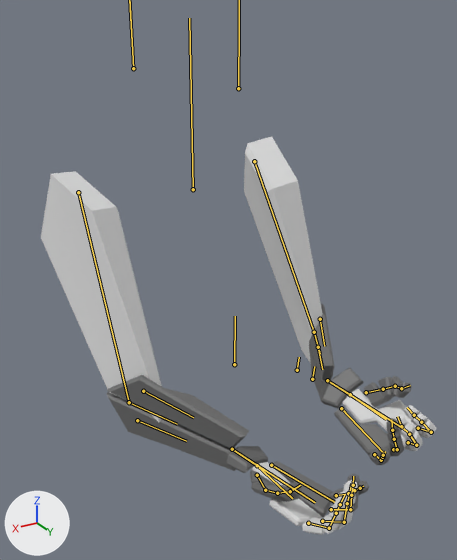
One commit to the FBX model Assets/SwiftKraft/Gameplay/Common/FPS/Demo/GFX/Models/Weapons/ProtoDeployable.fbx: the scene before it, then after it.
The view is the same before and after, from a 50 mm camera at (3.03, 7.17, 0.65) aimed at (-0.27, 1.68, -2.1). The lights are fixed; the arrows at lower left show +X, +Y and +Z. Both versions are drawn at frame 11 of the action 'ProtoHandsRig|Unequip'; the numbers are the values there. The bones that bend it are drawn over the model as lines.

In view in the first picture: 'ProtoHandsModel'.
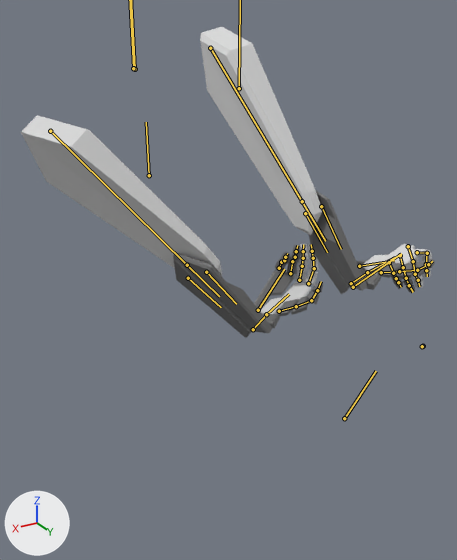
Changed parts and their boxes (x1, y1, x2, y2) in the pictures (457 x 560 px):
'ProtoHandsModel', posed (22% shorter): before (41, 136, 437, 535); after (21, 27, 435, 338)
bone 'Arm.L', root to tip: before (254, 161) to (314, 332); after (210, 48) to (302, 201)
bone 'Forearm.L', root to tip: before (314, 332) to (320, 353); after (302, 201) to (325, 241)
bone 'Wrist.L', root to tip: before (327, 380) to (350, 394); after (351, 283) to (367, 272)
bone 'Hand.L', root to tip: before (350, 394) to (386, 419); after (367, 272) to (394, 257)
bone 'Middle1.L', root to tip: before (408, 442) to (416, 445); after (408, 246) to (413, 261)
bone 'Middle2.L', root to tip: before (416, 445) to (409, 434); after (413, 261) to (415, 274)
bone 'Middle3.L', root to tip: before (409, 434) to (401, 426); after (415, 274) to (418, 280)
bone 'Middle4.L', root to tip: before (401, 426) to (397, 416); after (418, 280) to (419, 286)
bone 'Index1.L', root to tip: before (418, 428) to (431, 432); after (417, 252) to (427, 253)
bone 'Index2.L', root to tip: before (431, 432) to (421, 422); after (427, 253) to (426, 264)
bone 'Index3.L', root to tip: before (421, 422) to (414, 415); after (426, 264) to (426, 270)
bone 'Thumb1.L', root to tip: before (366, 392) to (383, 389); after (381, 272) to (399, 271)
bone 'Thumb2.L', root to tip: before (383, 389) to (395, 386); after (399, 271) to (417, 270)
bone 'Thumb3.L', root to tip: before (395, 386) to (401, 388); after (417, 270) to (428, 264)
bone 'Thumb4.L', root to tip: before (401, 388) to (410, 385); after (428, 264) to (432, 261)
bone 'PalmLeft.L', root to tip: before (341, 408) to (383, 453); after (359, 266) to (394, 260)
bone 'Pinky1.L', root to tip: before (374, 454) to (381, 460); after (389, 262) to (393, 273)
bone 'Pinky2.L', root to tip: before (381, 460) to (382, 457); after (393, 273) to (396, 278)
bone 'Ring1.L', root to tip: before (393, 449) to (397, 449); after (400, 255) to (403, 267)
bone 'Ring2.L', root to tip: before (397, 449) to (394, 439); after (403, 267) to (406, 278)
bone 'Ring4.L', root to tip: before (392, 430) to (391, 419); after (409, 285) to (413, 292)
bone 'Arm.R', root to tip: before (78, 192) to (129, 402); after (50, 131) to (187, 265)
bone 'Forearm.R', root to tip: before (129, 402) to (177, 424); after (187, 265) to (219, 296)
bone 'Wrist.R', root to tip: before (232, 449) to (257, 465); after (253, 329) to (266, 314)
bone 'Hand.R', root to tip: before (257, 465) to (292, 498); after (266, 314) to (289, 294)
bone 'Middle1.R', root to tip: before (322, 521) to (344, 522); after (299, 280) to (302, 266)
bone 'Middle2.R', root to tip: before (344, 522) to (347, 503); after (302, 266) to (303, 258)
bone 'Middle3.R', root to tip: before (347, 503) to (349, 493); after (303, 258) to (303, 251)
bone 'Index1.R', root to tip: before (308, 523) to (329, 528); after (308, 283) to (314, 268)
bone 'Index2.R', root to tip: before (329, 528) to (336, 513); after (314, 268) to (313, 258)
bone 'Index3.R', root to tip: before (336, 513) to (340, 504); after (313, 258) to (312, 251)
bone 'Thumb1.R', root to tip: before (257, 475) to (265, 490); after (279, 311) to (296, 306)
bone 'Thumb2.R', root to tip: before (265, 490) to (277, 493); after (296, 306) to (311, 300)
bone 'Thumb3.R', root to tip: before (277, 493) to (290, 491); after (311, 300) to (317, 290)
bone 'Thumb4.R', root to tip: before (290, 491) to (300, 485); after (317, 290) to (321, 281)
bone 'PalmLeft.R', root to tip: before (271, 465) to (334, 502); after (258, 310) to (284, 269)
bone 'Pinky1.R', root to tip: before (336, 495) to (348, 493); after (279, 268) to (281, 262)
bone 'Pinky2.R', root to tip: before (348, 493) to (354, 490); after (281, 262) to (284, 260)
bone 'Pinky3.R', root to tip: before (354, 490) to (360, 488); after (284, 260) to (285, 257)
bone 'Ring1.R', root to tip: before (331, 509) to (350, 509); after (290, 273) to (292, 261)
bone 'Ring2.R', root to tip: before (350, 509) to (351, 495); after (292, 261) to (295, 257)
bone 'Ring3.R', root to tip: before (351, 495) to (353, 485); after (295, 257) to (296, 251)

The change in detail:
Bone 'Pivot' (bone_pivot) moves from (0.0, -1.1, -4.26) to (0.0, 0.0, -2.89).
Bone 'Arm.L' (bone_arm_l) moves from (0.2, 0.59, -0.35) to (0.26, 0.71, -0.21).
Bone 'Arm.L' (bone_arm_l) turns from (42, -70, 38) to (57, -73, 3) degrees about its own x, y and z.
Bone 'Forearm.L' (bone_forearm_l) turns from (-72, 15, 20) to (7, 0, -2) degrees about its own x, y and z.
Bone 'Wrist.L' (bone_wrist_l) turns from (4, -55, -44) to (11, 40, -85) degrees about its own x, y and z.
Bone 'Hand.L' (bone_hand_l) turns from (9, 0, 0) to (0, 0, 0) degrees about its own x, y and z.
Bone 'Middle1.L' (bone_middle1_l) turns from (-2, 3, 48) to (-19, -22, 89) degrees about its own x, y and z.
Bone 'Middle2.L' (bone_middle2_l) turns from (-6, 17, 51) to (-4, -9, 17) degrees about its own x, y and z.
Bone 'Middle3.L' (bone_middle3_l) turns from (-3, 14, 35) to (-14, 6, -7) degrees about its own x, y and z.
Bone 'Middle4.L' (bone_middle4_l) turns from (-18, -11, -15) to (15, 16, 6) degrees about its own x, y and z.
Bone 'Index1.L' (bone_index1_l) turns from (7, -2, 34) to (9, -27, 22) degrees about its own x, y and z.
Bone 'Index2.L' (bone_index2_l) turns from (-2, 8, 77) to (10, 17, 78) degrees about its own x, y and z.
Bone 'Index3.L' (bone_index3_l) turns from (-7, 2, 29) to (0, 6, -14) degrees about its own x, y and z.
Bone 'Thumb1.L' (bone_thumb1_l) turns from (14, 2, 29) to (6, -1, -2) degrees about its own x, y and z.
Bone 'Thumb2.L' (bone_thumb2_l) turns from (10, -2, 15) to (7, 6, 1) degrees about its own x, y and z.
Bone 'Thumb3.L' (bone_thumb3_l) turns from (22, 0, 7) to (29, -1, -7) degrees about its own x, y and z.
Bone 'Thumb4.L' (bone_thumb4_l) turns from (0, 0, 0) to (50, -19, 18) degrees about its own x, y and z.
Bone 'PalmLeft.L' (bone_palmleft_l) turns from (-1, -15, 6) to (-13, -40, 28) degrees about its own x, y and z.
Bone 'Pinky1.L' (bone_pinky1_l) turns from (-31, 14, 23) to (-5, -1, 87) degrees about its own x, y and z.
Bone 'Pinky2.L' (bone_pinky2_l) turns from (0, 0, 39) to (1, -1, 21) degrees about its own x, y and z.
Bone 'Ring1.L' (bone_ring1_l) moves from (0.0, 0.0, 0.0) to (0.03, -0.02, -0.01).
Bone 'Ring1.L' (bone_ring1_l) turns from (5, 18, 52) to (25, -10, 48) degrees about its own x, y and z.
Bone 'Ring2.L' (bone_ring2_l) turns from (-12, 9, 37) to (-8, -11, 40) degrees about its own x, y and z.
Bone 'Ring4.L' (bone_ring4_l) turns from (-7, 0, 7) to (0, 3, -15) degrees about its own x, y and z.
Bone 'Arm.R' (bone_arm_r) moves from (-0.09, 0.36, -0.31) to (0.57, 0.59, -0.4).
Bone 'Arm.R' (bone_arm_r) turns from (-1, 69, -66) to (-76, 54, -139) degrees about its own x, y and z.
Bone 'Forearm.R' (bone_forearm_r) turns from (-47, -7, -16) to (6, 0, 2) degrees about its own x, y and z.
Bone 'Wrist.R' (bone_wrist_r) turns from (-27, 70, -5) to (3, 28, -78) degrees about its own x, y and z.
Bone 'Hand.R' (bone_hand_r) turns from (0, 0, 6) to (0, 0, 0) degrees about its own x, y and z.
Bone 'Middle1.R' (bone_middle1_r) turns from (-10, 9, -40) to (-20, 21, -89) degrees about its own x, y and z.
Bone 'Middle2.R' (bone_middle2_r) turns from (0, 0, -59) to (-2, 10, -18) degrees about its own x, y and z.
Bone 'Middle3.R' (bone_middle3_r) turns from (0, 0, 2) to (2, 0, 32) degrees about its own x, y and z.
Bone 'Index1.R' (bone_index1_r) turns from (10, 18, -26) to (0, 44, -49) degrees about its own x, y and z.
Bone 'Index2.R' (bone_index2_r) turns from (0, 0, -57) to (15, 6, -20) degrees about its own x, y and z.
Bone 'Index3.R' (bone_index3_r) turns from (0, 0, 0) to (0, -6, 14) degrees about its own x, y and z.
Bone 'Thumb1.R' (bone_thumb1_r) turns from (22, -8, -5) to (6, 1, 2) degrees about its own x, y and z.
Bone 'Thumb2.R' (bone_thumb2_r) turns from (0, -4, -29) to (5, 1, -6) degrees about its own x, y and z.
Bone 'Thumb3.R' (bone_thumb3_r) turns from (8, -6, -15) to (41, -2, -21) degrees about its own x, y and z.
Bone 'Thumb4.R' (bone_thumb4_r) turns from (8, -2, -8) to (39, 11, 10) degrees about its own x, y and z.
Bone 'PalmLeft.R' (bone_palmleft_r) turns from (-2, 19, -8) to (-13, 40, -28) degrees about its own x, y and z.
Bone 'Pinky1.R' (bone_pinky1_r) turns from (-33, -30, -28) to (-2, 2, -77) degrees about its own x, y and z.
Bone 'Pinky2.R' (bone_pinky2_r) turns from (0, 0, -12) to (0, 0, -22) degrees about its own x, y and z.
Bone 'Pinky3.R' (bone_pinky3_r) turns from (0, 0, 0) to (0, 0, 34) degrees about its own x, y and z.
Bone 'Ring1.R' (bone_ring1_r) moves from (0.0, 0.0, 0.0) to (-0.03, -0.02, -0.01).
Bone 'Ring1.R' (bone_ring1_r) turns from (0, 0, -31) to (21, 12, -53) degrees about its own x, y and z.
Bone 'Ring2.R' (bone_ring2_r) turns from (0, 0, -63) to (-7, 12, -34) degrees about its own x, y and z.
Bone 'Ring3.R' (bone_ring3_r) turns from (0, 0, 4) to (0, -3, 22) degrees about its own x, y and z.
